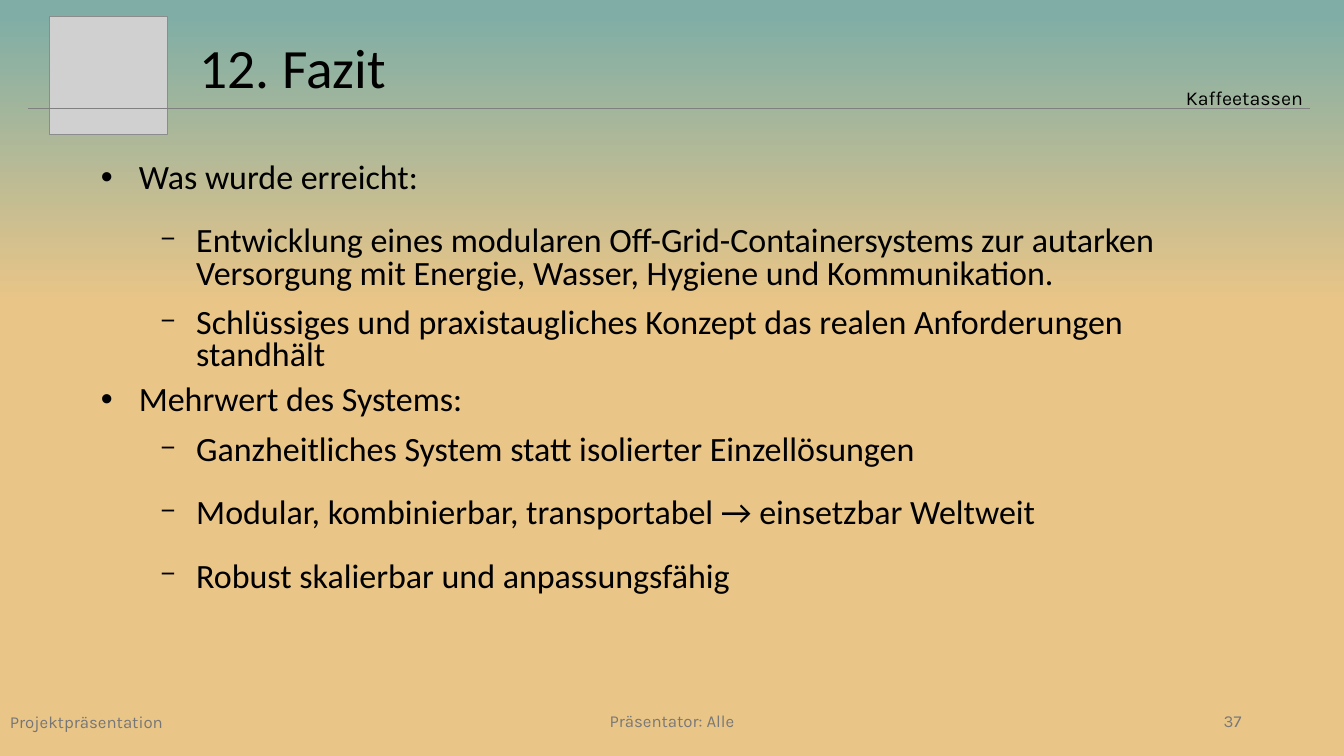
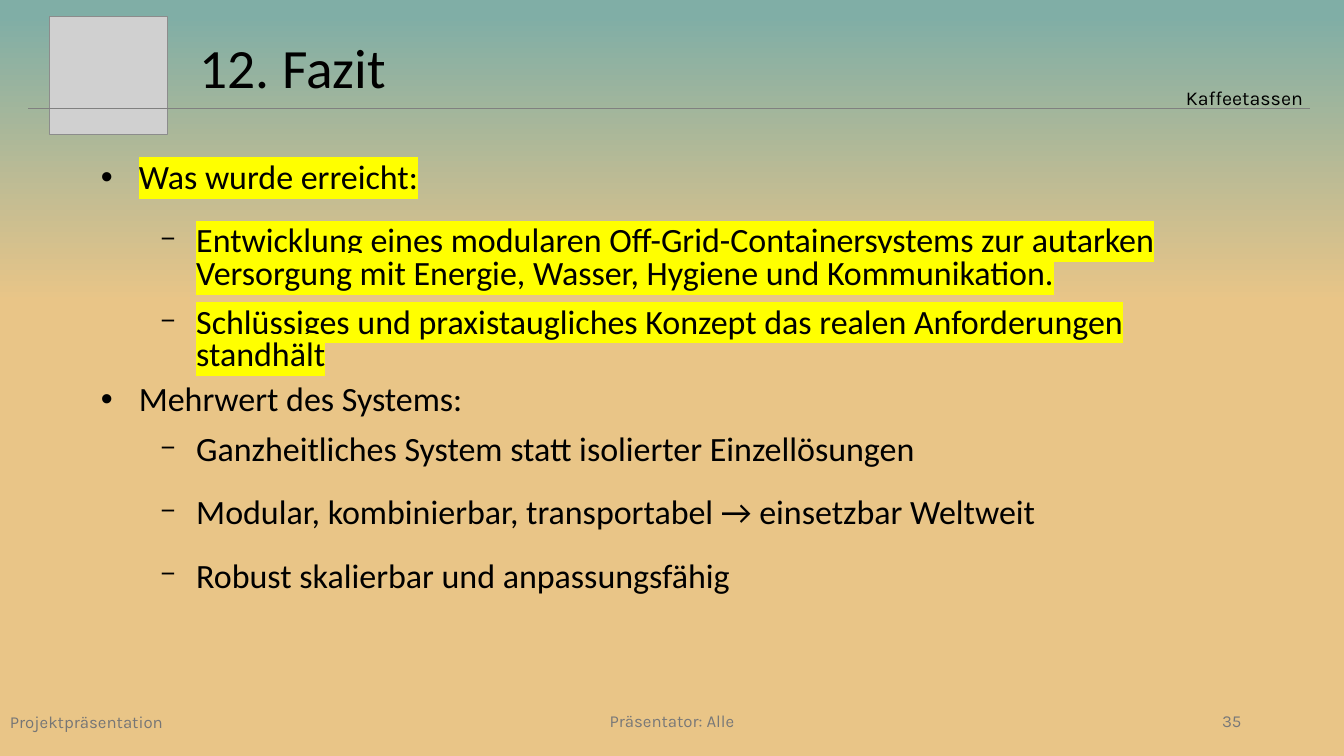
Before and after one commit to Beatlex/KaffeeContainer, a slide deck: slide 35 of Projektpräsentation/Powerpoint/Projektpräsentation V8m.pptx (slide 37 before the commit). Drawn at 1344x756 pixels with LibreOffice and Linux fonts; fonts in the diff are those of the drawing; grey boxes stand for pictures. Boxes give left, top, right and bottom in pixels: in the first picture for what was removed or moved away, otherwise in the second. Text is boxed around its words. In the diff, an @@ line names an element or a change of style, - is before the commit and + after.

```diff
--- a/Projektpräsentation/Powerpoint/Projektpräsentation V8m.pptx
+++ b/Projektpräsentation/Powerpoint/Projektpräsentation V8m.pptx
@@ text at (139, 165, 1154, 367): highlight none to #FFFF00 in "Was wurde erreicht:", "Entwicklung eines modularen Off-Grid-Containersystems zur au ...", "Schlüssiges und praxistaugliches Konzept das realen Anforder ..." @@
@@ page number at (1222, 716, 1241, 727): text changed @@
-37
+35
```
Also in this commit, not shown: 8 other slides changed, 2 slides removed.
